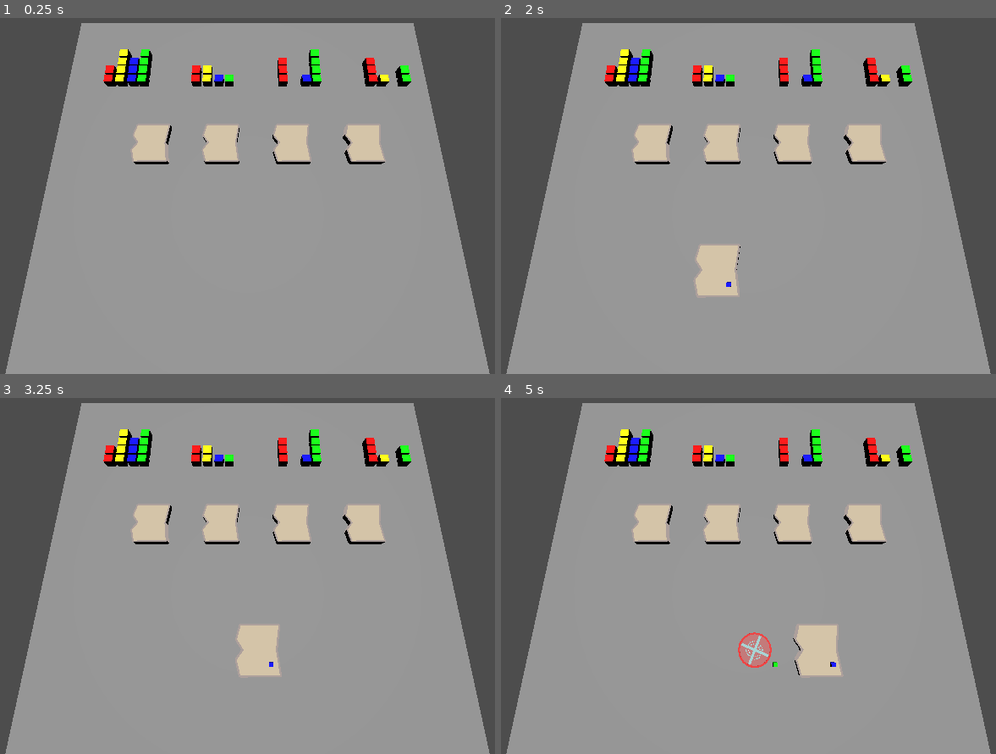
Above: before the commit, frames 1-4 (two rows, left to right).
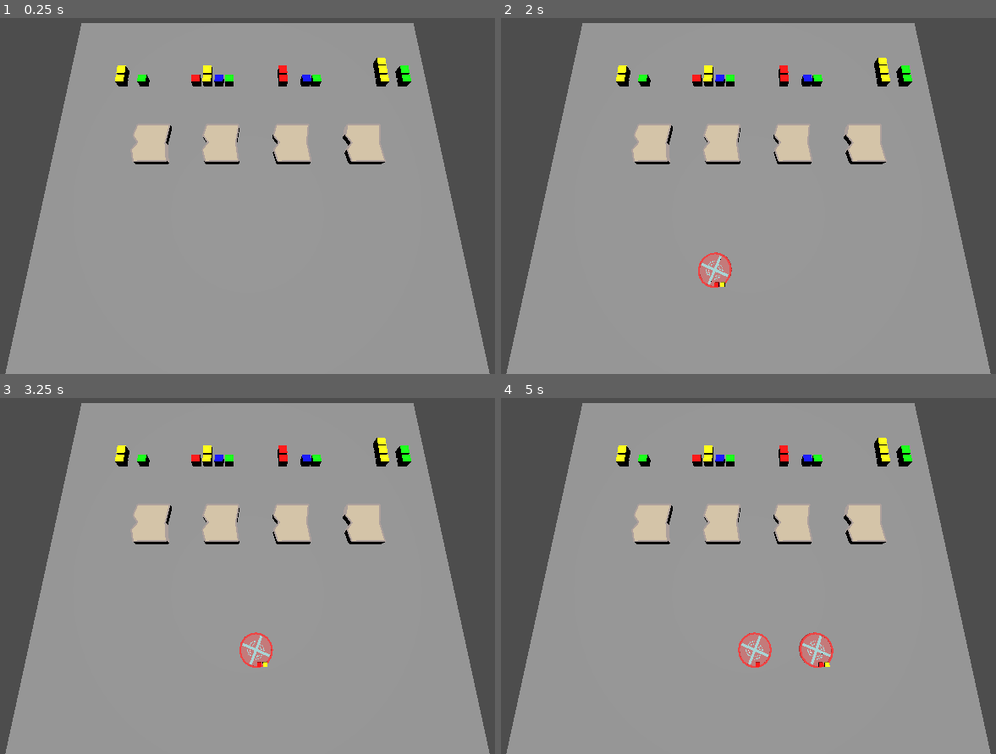
Above: after the commit, the same moments.

Repository: gabrield67/Sandwich-Shop
Game: Godot game, scene res://scenes/game.tscn
Same seed, same stepped clock (60 frames per second), same inputs: the game is played once before the commit and once after it.
Inputs (mouse positions are in pixels of both pictures, inside the frame that each line leads up to):
- Up to frame 1 (0.25 s): no input
- Up to frame 2 (2 s): tap Enter at 0.5 s; move the mouse to (897, 163) at 0.52 s; click (897, 163) at 0.67 s; tap Space at 1.25 s; move the mouse to (614, 203) at 1.27 s; click (614, 203) at 1.42 s
- Up to frame 3 (3.25 s): move the mouse to (316, 479) at 2.02 s; click (316, 479) at 2.17 s; move the mouse to (212, 640) at 2.77 s; click (212, 640) at 2.92 s
- Up to frame 4 (5 s): move the mouse to (951, 622) at 3.52 s; click (951, 622) at 3.67 s; move the mouse to (545, 508) at 4.27 s; click (545, 508) at 4.42 s

The runs differ from the first frame. In frame 1, 1.1% of the frame differs, in the area x 20-79%, y 8-20%; in frame 2, 2.2%; in frame 3, 2.2%; in frame 4, 2.3%, in the area x 20-79%, y 8-78%.

Commit message:
Added Sounds, Music, Flavor, and Win/Loss Sandwich
I've added some music, and added win loss conditions on sandwiches.  I also made it so that specific ingredients always a one specific flavor, plus randomly a second sometimes.  And I made it so that when you put a piece of bread on, the sandwich is done, and either a win or loss for that sandwich

Diff:
--- a/scenes/Ingredients/Bread.tscn
+++ b/scenes/Ingredients/Bread.tscn
@@ -3,6 +3,8 @@
 [ext_resource type="Script" uid="uid://b3r8sts5bsuoa" path="res://scenes/Ingredients/bread.gd" id="1_kf4f7"]
 [ext_resource type="PackedScene" uid="uid://ecpkd4q734jf" path="res://scenes/FlavorProfile.tscn" id="2_rap00"]
 [ext_resource type="PackedScene" uid="uid://ju7u3wbxyx7i" path="res://models/breadMesh.tscn" id="3_3yw7i"]
+[ext_resource type="AudioStream" uid="uid://bhebxqcor48g" path="res://sounds/bell_01_rubber_duck_oga.ogg" id="4_3deqp"]
+[ext_resource type="AudioStream" uid="uid://b54m7lsq21hkc" path="res://sounds/spring_07_rubber_duck.ogg" id="5_4ncmt"]
 
 [sub_resource type="BoxShape3D" id="BoxShape3D_kf4f7"]
 size = Vector3(2, 20, 3)
@@ -22,3 +24,12 @@
 
 [node name="bread" parent="." unique_id=338320632 instance=ExtResource("3_3yw7i")]
 transform = Transform3D(1.5, 0, 0, 0, 1.5, 0, 0, 0, 1.5, 0, 0, 0)
+
+[node name="WinSound" type="AudioStreamPlayer" parent="." unique_id=1122598284]
+stream = ExtResource("4_3deqp")
+
+[node name="LoseSound" type="AudioStreamPlayer" parent="." unique_id=859498381]
+stream = ExtResource("5_4ncmt")
+
+[connection signal="body_entered" from="." to="." method="on_entered"]
+[connection signal="body_exited" from="." to="." method="on_exited"]
--- a/scenes/Ingredients/bread.gd
+++ b/scenes/Ingredients/bread.gd
@@ -1,6 +1,7 @@
 
 extends Area3D
 
+var bread_scene = preload("res://scenes/Ingredients/Bread.tscn")
 
 var on_material
 var off_material
@@ -19,11 +20,19 @@
 	off_material = StandardMaterial3D.new()
 	off_material.albedo_color = Color.YELLOW
 	randomize()
-	$TargetFlavorProfile.add_flavor( randi_range(0, 4)
-	, randi_range(0, 4)
-	, randi_range(0, 4)
-	, randi_range(0, 4)
-	)
+
+	var total = randi_range(3,5)
+
+	for i in range(total):
+		var a = [0,0,0,0]
+		var ind = randi_range(0,3)
+		a[ind] = 1
+
+		$TargetFlavorProfile.add_flavor( a[0]
+		,a[1]
+		,a[2]
+		,a[3]
+		)
 	pass # Replace with function body.
 
 
@@ -39,6 +48,8 @@
 			body.bread = self;
 			#$MeshInstance3D.set_surface_override_material(0, on_material)
 			scale = original_size*1.2
+
+
 func on_exited(body: Node3D) -> void:
 	if body is Ingredient:
 		#print (body.name)
@@ -60,6 +71,24 @@
 		off_material.albedo_color = Color.DARK_GREEN
 		on_material.albedo_color = Color.GREEN
 	update_positions()
+	if ingredient.type_index == 3:
+		on_finished()
+
+func on_finished():
+	if $ActualFlavorProfile.compare($TargetFlavorProfile):
+		get_parent().play_win_sound()
+	else:
+		get_parent().play_lose_sound()
+
+	var newBread = bread_scene.instantiate()
+	newBread.position = position
+	get_parent().add_child(newBread)
+	clean_up_bread()
+
+func clean_up_bread():
+	for i in ingredients:
+		i.queue_free()
+	queue_free()
 
 func remove_from_sandwich(ingredient: Node3D):
 	var a = ingredient.get_flavor_amounts()
--- a/scenes/Ingredients/ingredient.gd
+++ b/scenes/Ingredients/ingredient.gd
@@ -30,9 +30,17 @@
 
 	randomize()
 	type_index = randi_range(0, 3)
+	if type_index == 3:
+		var test = randi_range(0,3)
+		if test >= 3:
+			type_index = randi_range(0, 3)
 	spawnedMesh = meshes[type_index].instantiate()
 	spawnedMesh.scale = Vector3(ingredient_scales [type_index],ingredient_scales [type_index],ingredient_scales [type_index])
 	add_child(spawnedMesh)
+	add_flavor(type_index + 1)
+	var dub = randi_range(0,1)
+	if dub >= 1:
+		add_flavor(randi_range(1,4))
 	#$FlavorProfile.add_flavor(3,4,2,3)
 	#print("new ingredient")
 	pass # Replace with function body.
--- a/scenes/Ingredients/ingredient_spawner.gd
+++ b/scenes/Ingredients/ingredient_spawner.gd
@@ -22,7 +22,7 @@
 		ingredient.position = position
 		ingredient.move_on_start = moving_ingredients
 		ingredient.despawn = true
-		randomize()
-		var my_random_int = randi_range(1, 4)
-		ingredient.add_flavor(my_random_int)
+		#randomize()
+		#var my_random_int = randi_range(1, 4)
+		#ingredient.add_flavor(my_random_int)
 	pass
--- a/scenes/drag_and_drop_controller.gd
+++ b/scenes/drag_and_drop_controller.gd
@@ -116,3 +116,9 @@
 	var ratio = ((cardHeightOrig + cardHeight) - $"Camera Pivot/Camera3D".global_position[1])/line[1]
 	var line_fin = line*ratio
 	return $"Camera Pivot/Camera3D".global_position + line_fin
+
+func play_win_sound():
+	$WinSound.play()
+
+func play_lose_sound():
+	$LoseSound.play()
--- a/scenes/game.tscn
+++ b/scenes/game.tscn
@@ -2,8 +2,12 @@
 
 [ext_resource type="Script" uid="uid://dnsby02e4apsw" path="res://scenes/drag_and_drop_controller.gd" id="1_yqjtg"]
 [ext_resource type="PackedScene" uid="uid://c54v7gf8e74j5" path="res://scenes/Ingredients/Bread.tscn" id="3_lnu2h"]
-[ext_resource type="AudioStream" uid="uid://4bgt8e0y4v5a" path="res://sounds/switch_02_rubber_duck.ogg" id="4_iywne"]
 [ext_resource type="PackedScene" uid="uid://drkevmp0aiaxv" path="res://scenes/Ingredients/Ingredient Spawner.tscn" id="4_lbhrr"]
+[ext_resource type="AudioStream" uid="uid://dqndtmnajwa2x" path="res://sounds/plop_01_rubber_duck_oga.ogg" id="4_p57ef"]
+[ext_resource type="AudioStream" uid="uid://cuwtp2lhf4g5" path="res://sounds/music/rpg_brandon_morris_oga_hael_DB.ogg" id="5_iywne"]
+[ext_resource type="AudioStream" uid="uid://4b5yi8avjoew" path="res://sounds/plop_02_rubber_duck_oga.ogg" id="5_u5sy4"]
+[ext_resource type="AudioStream" uid="uid://bhebxqcor48g" path="res://sounds/bell_01_rubber_duck_oga.ogg" id="7_gee14"]
+[ext_resource type="AudioStream" uid="uid://b54m7lsq21hkc" path="res://sounds/spring_07_rubber_duck.ogg" id="8_0tnpc"]
 
 [sub_resource type="BoxShape3D" id="BoxShape3D_8cj0n"]
 
@@ -46,12 +50,23 @@
 transform = Transform3D(1, 0, 0, 0, 1, 0, 0, 0, 1, 8.422533, 1.6317925, -2.7094417)
 
 [node name="Pickup Sound" type="AudioStreamPlayer" parent="." unique_id=1434898793]
-stream = ExtResource("4_iywne")
+stream = ExtResource("4_p57ef")
 
 [node name="Drop Sound" type="AudioStreamPlayer" parent="." unique_id=1576941343]
-stream = ExtResource("4_iywne")
+stream = ExtResource("5_u5sy4")
 volume_db = -5.0
 pitch_scale = 0.58
+
+[node name="Music" type="AudioStreamPlayer" parent="." unique_id=1450073285]
+stream = ExtResource("5_iywne")
+volume_db = -10.0
+autoplay = true
+
+[node name="WinSound" type="AudioStreamPlayer" parent="." unique_id=423782023]
+stream = ExtResource("7_gee14")
+
+[node name="LoseSound" type="AudioStreamPlayer" parent="." unique_id=1258149584]
+stream = ExtResource("8_0tnpc")
 
 [connection signal="body_entered" from="Bread" to="Bread" method="on_entered"]
 [connection signal="body_exited" from="Bread" to="Bread" method="on_exited"]
Not shown, added: sounds/bell_01_rubber_duck_oga.ogg.import
Not shown, added: sounds/music/rpg_brandon_morris_oga_hael_DB.ogg.import
Not shown, added: sounds/plop_01_rubber_duck_oga.ogg.import
Not shown, added: sounds/plop_02_rubber_duck_oga.ogg.import
Not shown, added: sounds/spring_07_rubber_duck.ogg.import
Not shown, added: sounds/bell_01_rubber_duck_oga.ogg
Not shown, added: sounds/music/rpg_brandon_morris_oga_hael_DB.ogg
Not shown, added: sounds/plop_01_rubber_duck_oga.ogg
Not shown, added: sounds/plop_02_rubber_duck_oga.ogg
Not shown, added: sounds/spring_07_rubber_duck.ogg
